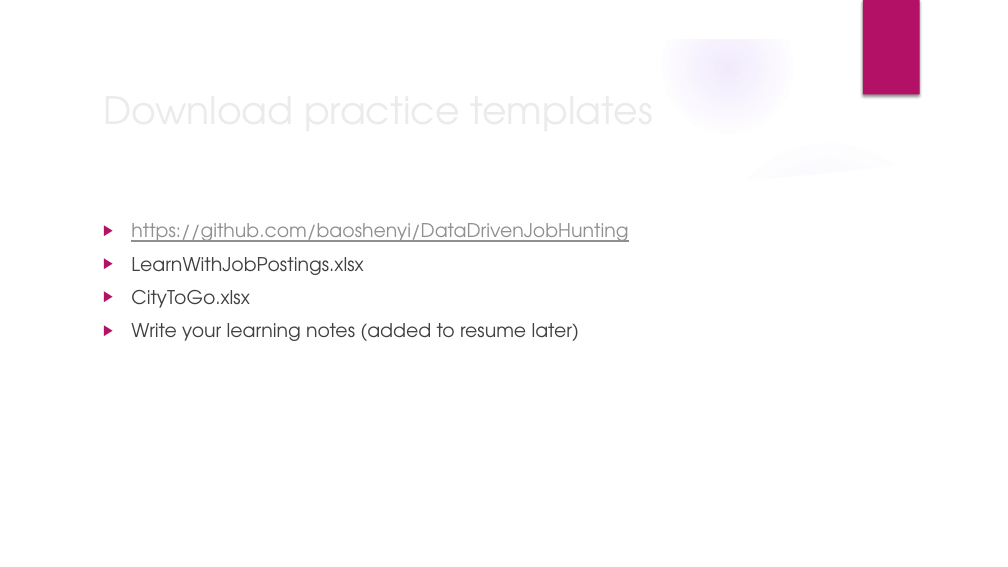
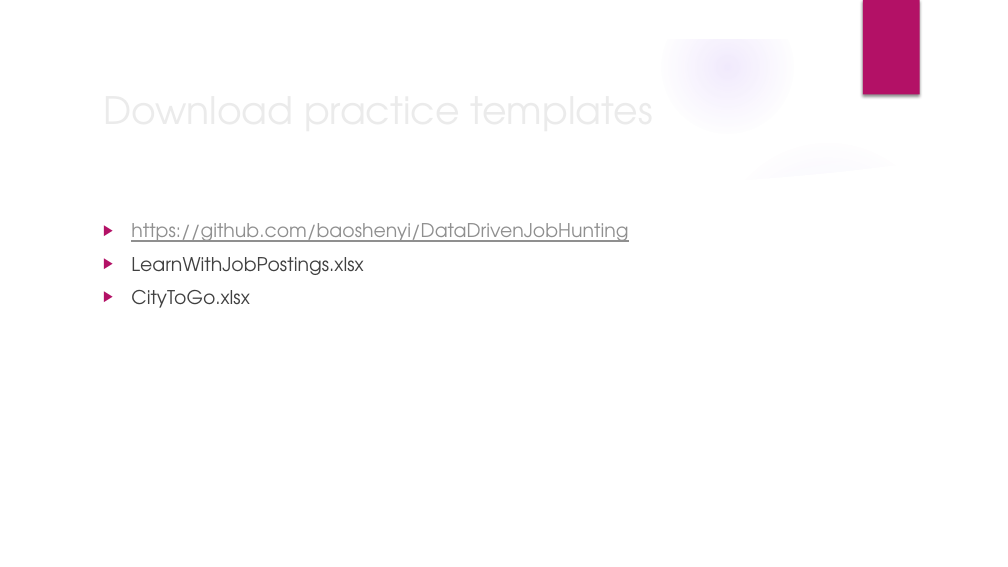
Before and after one commit to Predator-Z/DataDrivenJobHunting, a slide deck: slide 4 of DataDrivenJobHunting.pptx (slide 5 before the commit). Drawn at 1008x567 pixels with LibreOffice and Linux fonts; fonts in the diff are those of the drawing; background and template pictures are left out. Boxes give left, top, right and bottom in pixels: in the first picture for what was removed or moved away, otherwise in the second. Text is boxed around its words. In the diff, an @@ line names an element or a change of style, - is before the commit and + after.

```diff
--- a/DataDrivenJobHunting.pptx
+++ b/DataDrivenJobHunting.pptx
@@ text at bbox=[131, 323, 580, 341]: paragraph removed @@
-▶ Write your learning notes (added to resume later)
```
Also in this commit, not shown: 3 other slides changed.
